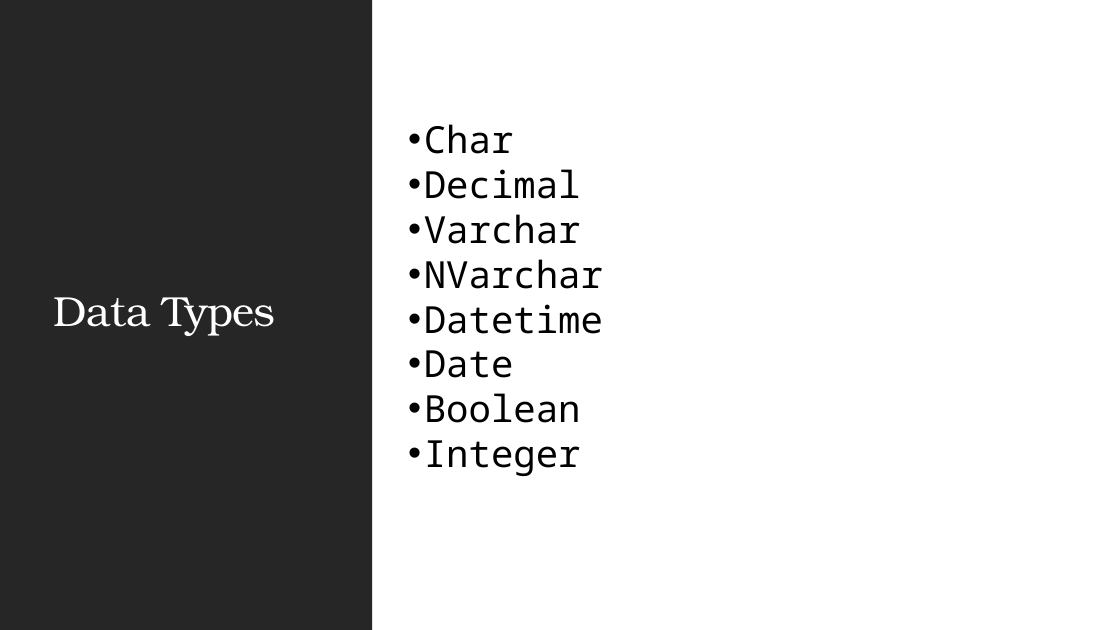
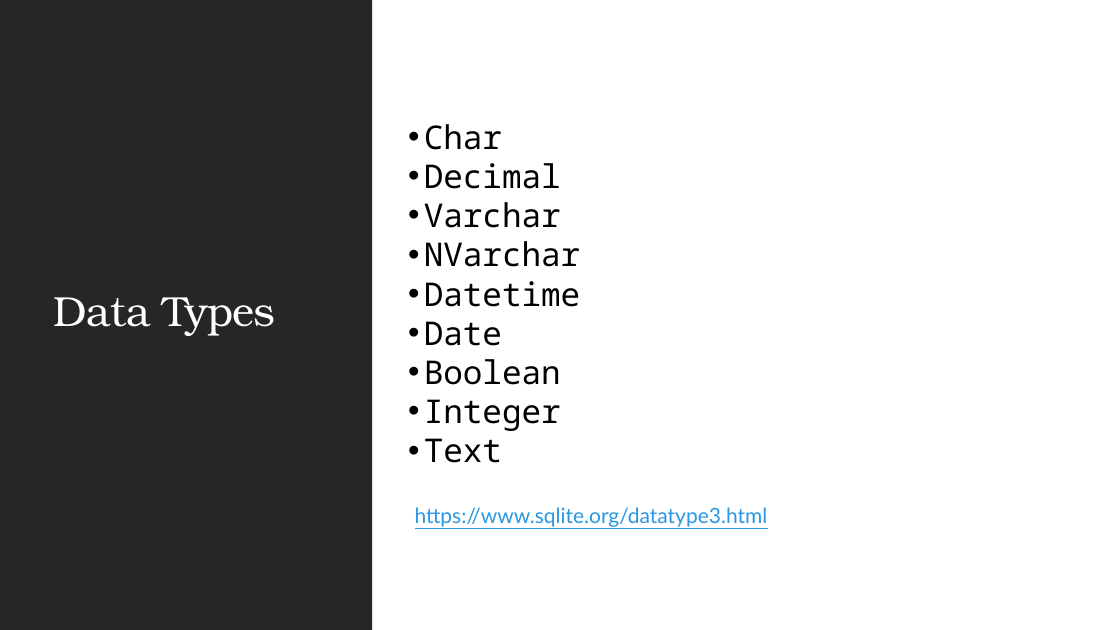
Before and after one commit to JSS-DEVCORE/JdbcExample, a slide deck: slide 7 of docs/JDBC Insights.pptx. Drawn at 1120x630 pixels with LibreOffice and Linux fonts; fonts in the diff are those of the drawing. Boxes give left, top, right and bottom in pixels: in the first picture for what was removed or moved away, otherwise in the second. Text is boxed around its words. In the diff, an @@ line names an element or a change of style, - is before the commit and + after.

```diff
--- a/docs/JDBC Insights.pptx
+++ b/docs/JDBC Insights.pptx
@@ text at [424,124,581,431]: size 32 to 28 pt @@
@@ text at [424,438,502,463]: paragraph added @@
+• Text
@@ text added at [415,507,768,527], 18 pt, text #2998E3, underline @@
+https://www.sqlite.org/datatype3.html
```
Also in this commit, not shown: 8 other slides changed, 2 other files.
